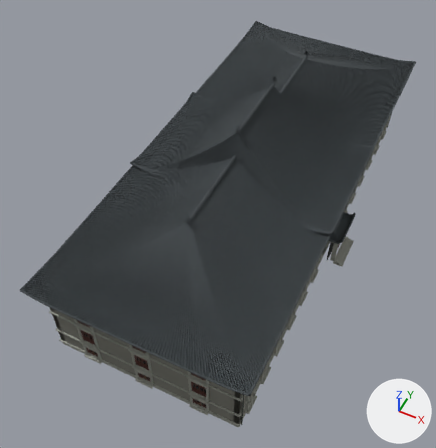
The glTF model public/assets/buildings/west.glb, before and after one commit.
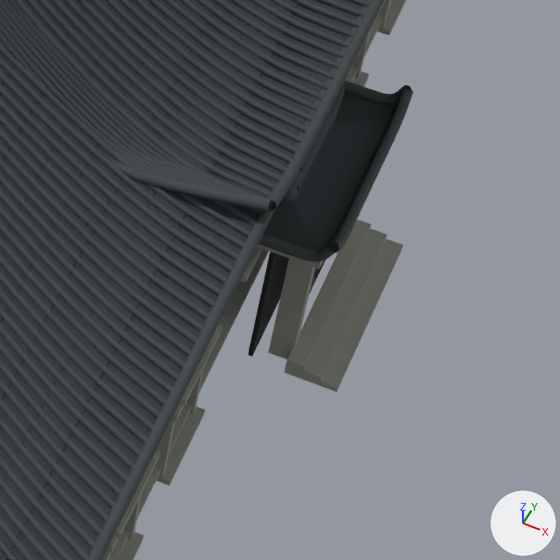
The first picture shows the older version from a 50 mm lens placed at (-31.6, -93.4, 56.1), pointed at (-52.2, -52.3, 4.7). The close-ups show the older and then the newer version on the part from 65% to 88% of the width and 44% to 66% of the height of that picture. Only the edits that show in the close-ups are written down. Lighting does not change. The marker at lower right points along +X, +Y and +Z. Where no turn or scale is listed for an object, it has been applied to the vertices. Vertices at exactly the same position are counted once.

The first close-up shows 'limestone', 'recess', 'roof', 'roof-ribs' and 1 more.
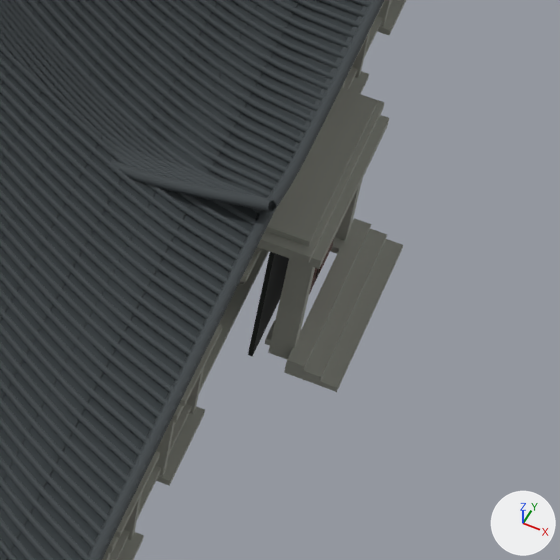
Where the newer file only moved an object's origin or applied its transform, the numbers keep the older frame.

What differs and where, as boxes [x1, y1, x2, y2] in the close-ups (560 x 560 px):
'roof-ribs', reshaped
    before: [0, 0, 413, 560]
    after: [0, 0, 384, 560]
'roof', reshaped
    before: [0, 0, 397, 560]
    after: [0, 0, 366, 560]
part 1 of me_mesh_0, added
    after: [258, 88, 384, 264]
part 2 of me_mesh_0, added
    after: [265, 90, 377, 246]
part 3 of me_mesh_0, added
    after: [265, 321, 275, 345]
part 4 of me_mesh_0, added (mostly hidden)
    after: [330, 237, 344, 254]
part 5 of me_mesh_11, deleted
    before: [263, 92, 397, 250]
part 6 of me_mesh_12, deleted
    before: [259, 80, 413, 262]

Patch to the scene script:
```diff
--- a/public/assets/buildings/west.glb.py
+++ b/public/assets/buildings/west.glb.py
@@ me_mesh_0 @@
 # used by ob_limestone; location = (-49.81, -45.9, 4.62)
-me_mesh_0.from_pydata(...)  # 4084 vertices, 6132 faces; spans x -11.7..11.7, y -25.5..25.5, z -4.6..4.6
+me_mesh_0.from_pydata(...)  # 4132 vertices, 6204 faces; spans x -11.7..11.7, y -25.5..25.5, z -4.6..4.6
+# me_mesh_0 part 1: a new loose piece, a box spanning x 9.26..10.61, y -2.32..2.32, z -0.93..-0.71, in mat_limestone (grey #93958c)
+# me_mesh_0 part 2: a new loose piece, a box spanning x 9.38..10.5, y -2.09..2.09, z -0.69..-0.55, in mat_limestone (grey #93958c)
+# me_mesh_0 part 3: a new loose piece, a box spanning x 10.0..10.72, y -1.76..-1.24, z -4.43..-4.25, in mat_limestone (grey #93958c)
+# me_mesh_0 part 4: a new loose piece, a box spanning x 10.0..10.72, y 1.24..1.76, z -4.43..-4.25, in mat_limestone (grey #93958c)
+# other edits to the shape of me_mesh_0 do not show in these pictures
 me_mesh_0.materials.append(mat_limestone)
@@ me_mesh_11 @@
 # used by ob_roof; location = (-50.67, -45.9, 10.41)
-me_mesh_11.from_pydata(...)  # 19275 vertices, 37440 faces; spans x -11.9..11.9, y -26.5..26.5, z -6.7..6.7
+me_mesh_11.from_pydata(...)  # 18290 vertices, 35568 faces; spans x -11.9..11.4, y -26.5..26.5, z -0.5..6.7
+# me_mesh_11 part 5: the loose piece of 985 vertices spanning x 9.3..11.9, y -2.4..2.4, z -6.7..-5.9 is deleted
+# other edits to the shape of me_mesh_11 do not show in these pictures
 me_mesh_11.materials.append(mat_roof)
@@ me_mesh_12 @@
 # used by ob_roof_ribs; location = (-50.68, -45.9, 10.98)
-me_mesh_12.from_pydata(...)  # 88270 vertices, 171924 faces; spans x -12.0..12.0, y -26.6..26.6, z -7.1..7.1
+me_mesh_12.from_pydata(...)  # 91788 vertices, 177916 faces; spans x -12.0..11.5, y -26.6..26.6, z -1.1..7.1
+# me_mesh_12 part 6: 7 loose pieces with 1198 vertices, spanning x 9.2..12.0, y -2.5..2.5, z -7.1..-5.8, are deleted
+# other edits to the shape of me_mesh_12 do not show in these pictures
 me_mesh_12.materials.append(mat_roof_ribs)
```
